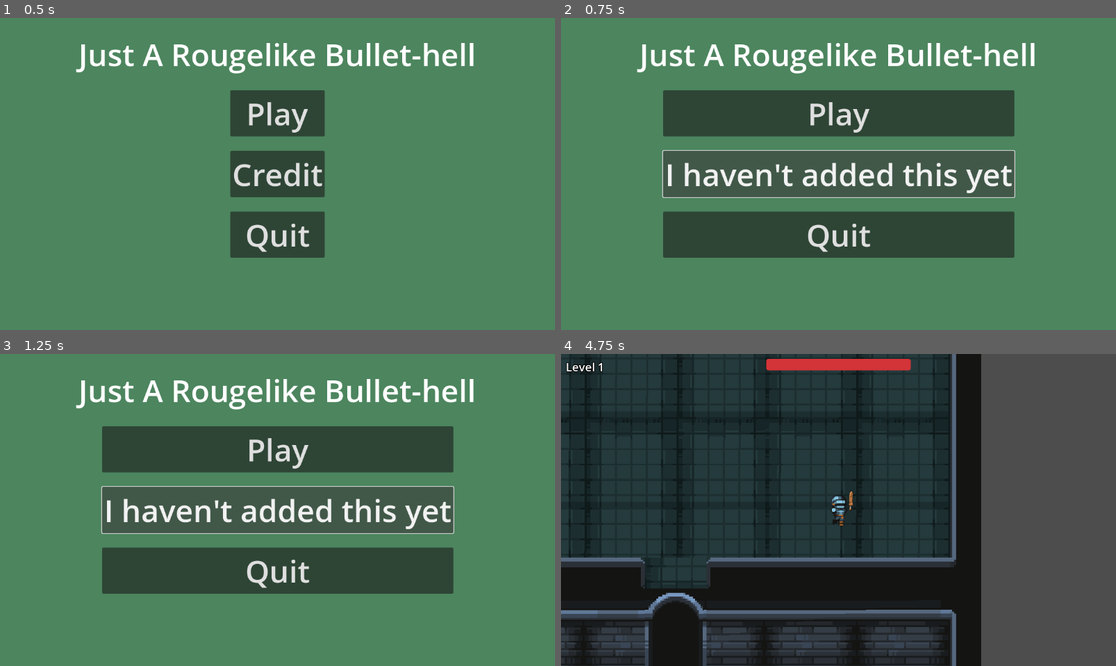
Above: before the commit, frames 1-4 (two rows, left to right).
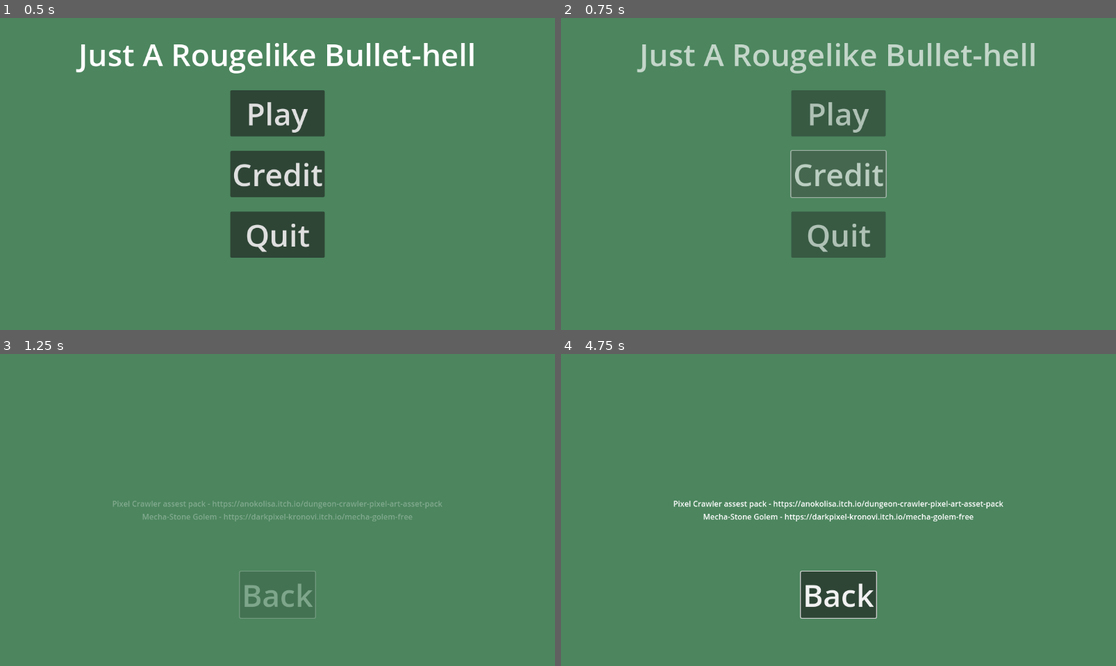
Above: after the commit, the same moments.

Repository: Robert-Riordan-UCD/GameDevJourney
Game: Godot game, scene res://GUI/MainMenu.tscn
The game is run twice, just before and just after one commit, with the same random seed, the same clock (stepped at 60 frames per second) and the same inputs.
Inputs (mouse positions are in pixels of both pictures, inside the frame that each line leads up to):
- Up to frame 1 (0.5 s): no input
- Up to frame 2 (0.75 s): click "Credit" at 0.5 s
- Up to frame 3 (1.25 s): no input
- Up to frame 4 (4.75 s): click (838, 594) at 1.25 s, where only the run after the commit has a clickable "Back"; click "I haven't added this yet" (after the commit: "Credit") at 2 s; click (838, 450) at 2.75 s, where only the run before the commit has a clickable "Play"; move the mouse to (960, 494) at 3.52 s; press the mouse at (960, 494) at 3.53 s; hold D (player_right) 3.53-4.28 s; move the mouse to (727, 525) at 4.27 s; release the mouse at (727, 525) at 4.28 s; hold S (player_down) from 4.28 s (still down); click (727, 525) at 4.35 s

Frame 1 is identical in both runs. In frame 2, 24% of the frame differs, in the area x 13-86%, y 8-77%; in frame 3, 31%; in frame 4, 100%, in the area x 0-100%, y 0-100%.

Commit message:
Added a credit screen to the main menu

Diff:
--- /dev/null
+++ b/Rougelike_Bullethell_Dungeon_Crawler/GUI/Credits.gd
@@ -0,0 +1,11 @@
+extends Control
+
+func _ready() -> void:
+	$MarginContainer/BackButton.grab_focus()
+
+func _on_back_button_pressed() -> void:
+	SceneTransition.change_scene("res://GUI/MainMenu.tscn")
+
+func _input(event: InputEvent) -> void:
+	if event.is_action_pressed("player_ui_interact"):
+		$MarginContainer/BackButton.pressed.emit()
--- /dev/null
+++ b/Rougelike_Bullethell_Dungeon_Crawler/GUI/Credits.tscn
@@ -0,0 +1,60 @@
+[gd_scene load_steps=2 format=3 uid="uid://qe774duevqja"]
+
+[ext_resource type="Script" path="res://GUI/Credits.gd" id="1_7hlu2"]
+
+[node name="Credits" type="Control"]
+layout_mode = 3
+anchors_preset = 15
+anchor_right = 1.0
+anchor_bottom = 1.0
+grow_horizontal = 2
+grow_vertical = 2
+script = ExtResource("1_7hlu2")
+
+[node name="ColorRect" type="ColorRect" parent="."]
+layout_mode = 1
+anchors_preset = 15
+anchor_right = 1.0
+anchor_bottom = 1.0
+grow_horizontal = 2
+grow_vertical = 2
+color = Color(0.298039, 0.521569, 0.368627, 1)
+
+[node name="VBoxContainer" type="VBoxContainer" parent="."]
+layout_mode = 2
+offset_left = 25.0
+offset_top = 25.0
+offset_right = 1127.0
+offset_bottom = 623.0
+grow_horizontal = 2
+grow_vertical = 2
+alignment = 1
+
+[node name="Label" type="Label" parent="VBoxContainer"]
+layout_mode = 2
+text = "Pixel Crawler assest pack - https://anokolisa.itch.io/dungeon-crawler-pixel-art-asset-pack"
+horizontal_alignment = 1
+
+[node name="Label2" type="Label" parent="VBoxContainer"]
+layout_mode = 2
+text = "Mecha-Stone Golem - https://darkpixel-kronovi.itch.io/mecha-golem-free"
+horizontal_alignment = 1
+
+[node name="MarginContainer" type="MarginContainer" parent="."]
+layout_mode = 1
+anchors_preset = 15
+anchor_right = 1.0
+anchor_bottom = 1.0
+grow_horizontal = 2
+grow_vertical = 2
+theme_override_constants/margin_bottom = 100
+
+[node name="BackButton" type="Button" parent="MarginContainer"]
+layout_mode = 2
+size_flags_horizontal = 4
+size_flags_vertical = 8
+theme_override_font_sizes/font_size = 64
+text = "Back
+"
+
+[connection signal="pressed" from="MarginContainer/BackButton" to="." method="_on_back_button_pressed"]
--- a/Rougelike_Bullethell_Dungeon_Crawler/GUI/MainMenu.gd
+++ b/Rougelike_Bullethell_Dungeon_Crawler/GUI/MainMenu.gd
@@ -22,8 +22,7 @@
 	SceneTransition.change_scene("res://World/Levels/level.tscn")
 
 func _on_credit_button_pressed() -> void:
-	$Buttons/CreditButton.text = "I haven't added this yet"
-	#SceneTransition.change_scene("res://GUI/LevelSelectScreen.tscn")
+	SceneTransition.change_scene("res://GUI/Credits.tscn")
 
 func _on_quit_button_pressed() -> void:
 	get_tree().quit()
